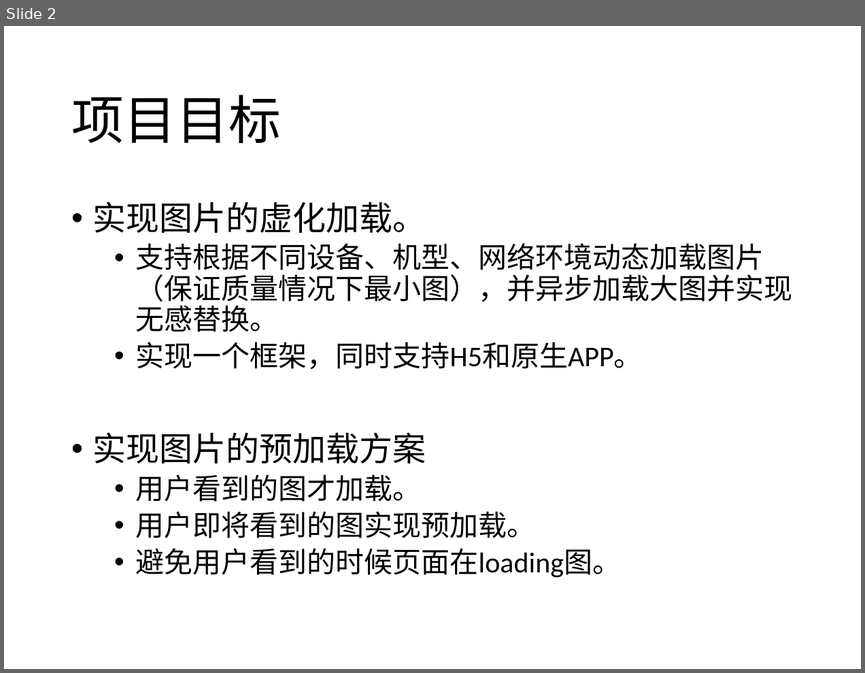
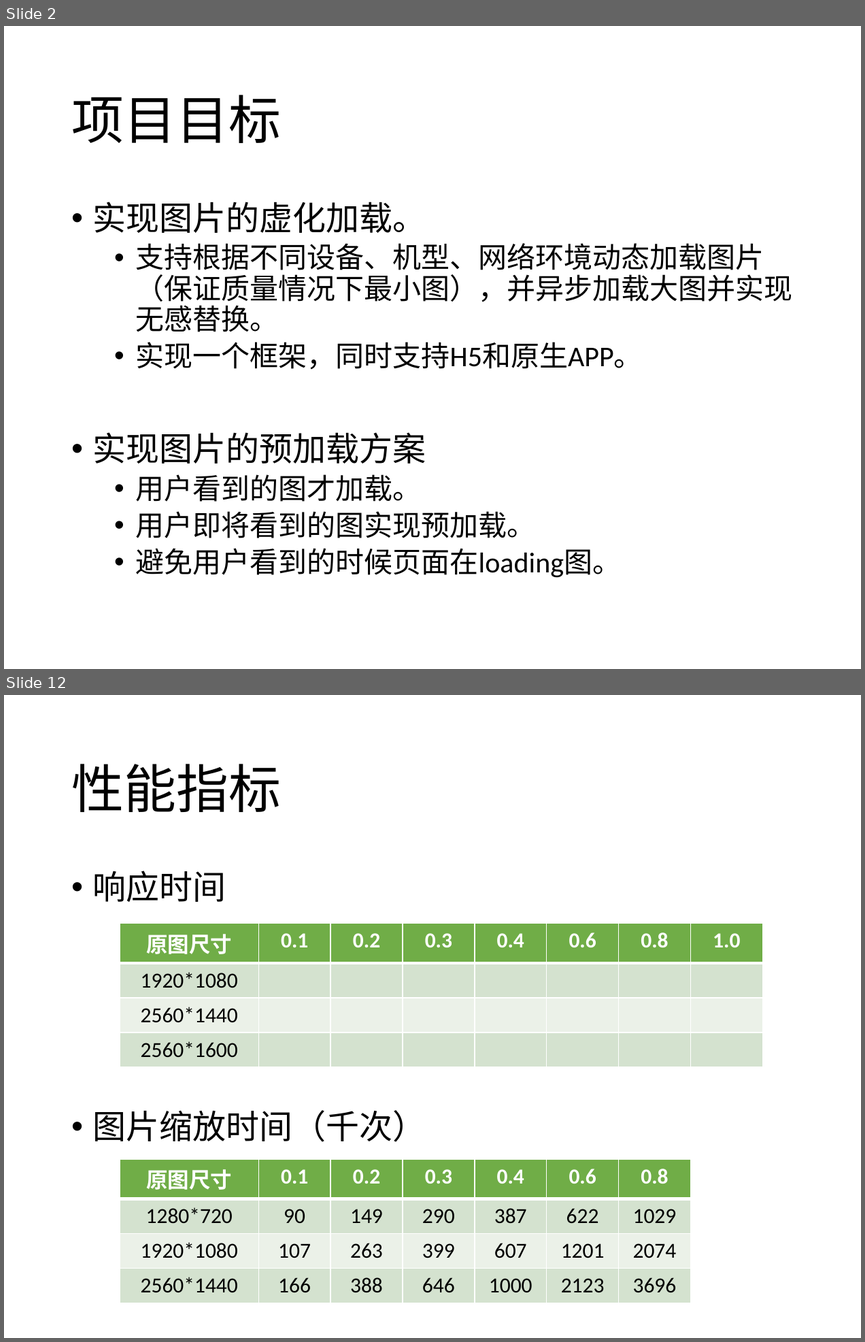
Before and after one commit to WMBao/ImageAccelerator, a slide deck: ImageAccelerator.pptx. Shown one above the other, each under a label of ours: slide 2 before the commit, slides 2 and 12 after it; the slides between them are not shown. The pictures are 865x673 and 865x1342 pixels, drawn with LibreOffice and Linux fonts; fonts in the diff are those of the drawing. Boxes give left, top, right and bottom in pixels: in the first picture for what was removed or moved away, otherwise in the second. Text is boxed around its words. In the diff, an @@ line names an element or a change of style, - is before the commit and + after.

```diff
--- a/ImageAccelerator.pptx
+++ b/ImageAccelerator.pptx
@@ slide 12 added at bbox=[4, 695, 861, 1338], background #FFFFFF @@
@@ title added at bbox=[71, 764, 281, 812], 44 pt, text #000000 @@
+性能指标
@@ text added at bbox=[93, 870, 426, 1142], 28 pt, text #000000 @@
+• 响应时间
+• 图片缩放时间（千次）
@@ table added at bbox=[120, 923, 762, 1062], 4 rows, 8 columns @@
+原图尺寸 | 0.1 | 0.2 | 0.3 | 0.4 | 0.6 | 0.8 | 1.0
+1920*1080 |  |  |  |  |  |  | 
+2560*1440 |  |  |  |  |  |  | 
+2560*1600 |  |  |  |  |  |  | 
@@ table added at bbox=[120, 1159, 690, 1297], 4 rows, 7 columns @@
+原图尺寸 | 0.1 | 0.2 | 0.3 | 0.4 | 0.6 | 0.8
+1280*720 | 90 | 149 | 290 | 387 | 622 | 1029
+1920*1080 | 107 | 263 | 399 | 607 | 1201 | 2074
+2560*1440 | 166 | 388 | 646 | 1000 | 2123 | 3696
```
Also in this commit, not shown: 2 slides changed, 8 other slides added, 3 slides removed.
